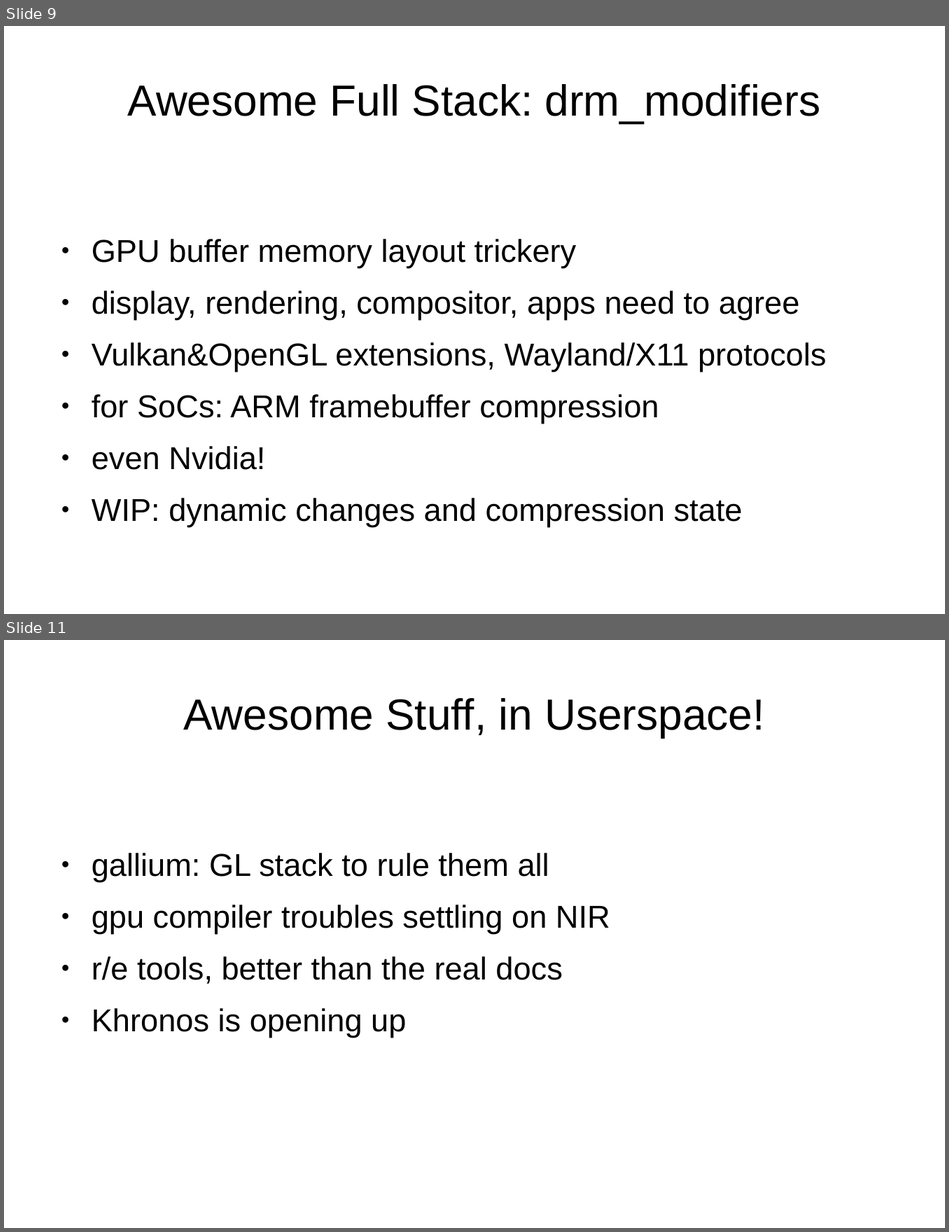
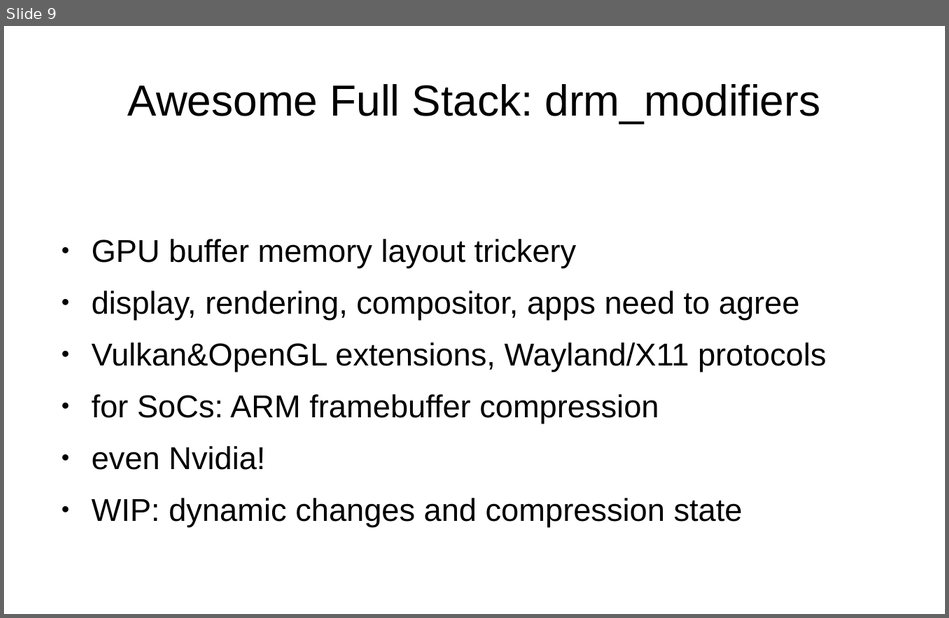
Before and after one commit to danvet/danvet.github.io, a slide deck: slides/lca-2020-awesome.odp. Shown one above the other, each under a label of ours: slides 9 and 11 before the commit, slide 9 after it; the slides between them are not shown. The pictures are 949x1232 and 949x618 pixels, drawn with LibreOffice and Linux fonts; fonts in the diff are those of the drawing. Boxes give left, top, right and bottom in pixels: in the first picture for what was removed or moved away, otherwise in the second. Text is boxed around its words. In the diff, an @@ line names an element or a change of style, - is before the commit and + after.

```diff
--- a/slides/lca-2020-awesome.odp
+++ b/slides/lca-2020-awesome.odp
@@ slide 11 removed at (4,640,945,1228), background #FFFFFF @@
@@ title removed at (184,698,764,737) @@
-Awesome Stuff, in Userspace!
@@ text removed at (92,853,610,1038) @@
-● gallium: GL stack to rule them all
-● gpu compiler troubles settling on NIR
-● r/e tools, better than the real docs
-● Khronos is opening up
```
Also in this commit, not shown: 16 slides added, 9 other slides removed.
